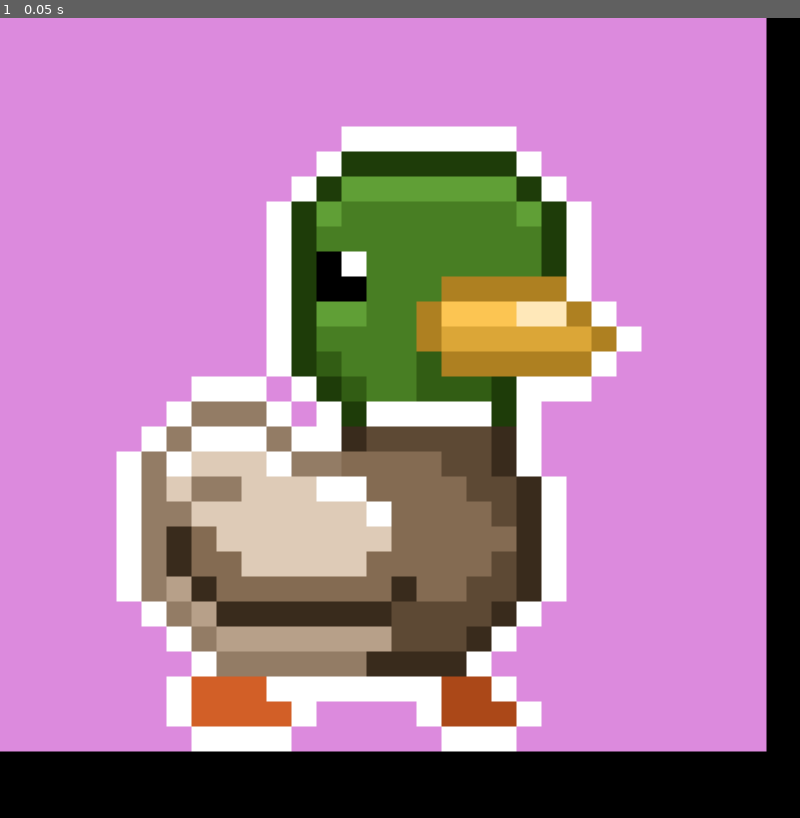
Above: before the commit, frame 1.
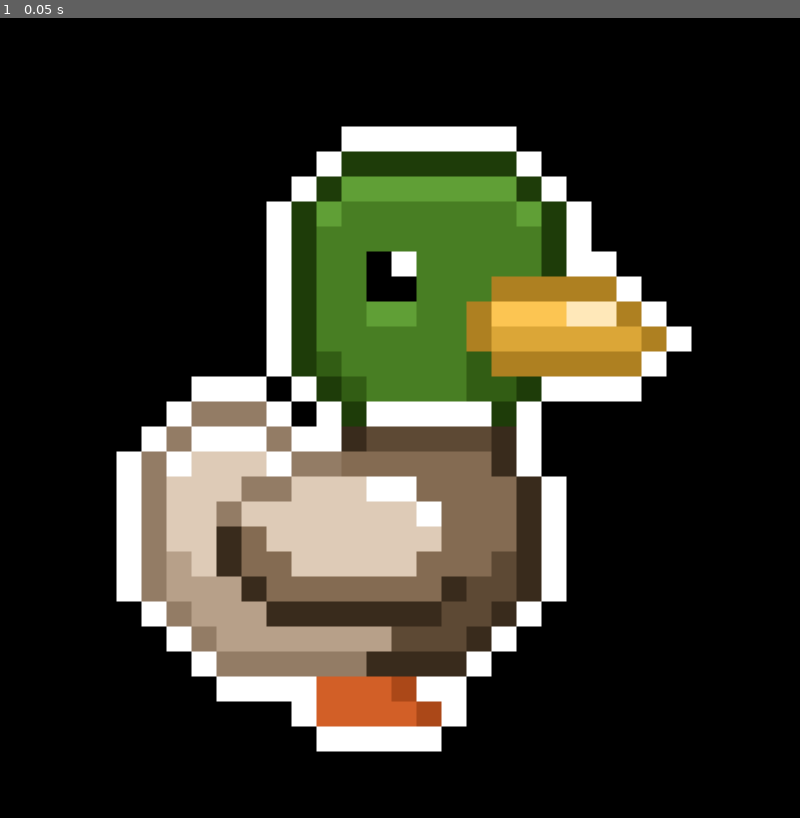
Above: after the commit, the same moment.

Repository: AndrewHaralson/DucktopDuckiePet
Game: Godot game, scene res://2Dscene.tscn
Same seed, same stepped clock (60 frames per second), same inputs: the game is played once before the commit and once after it.
Inputs:
- Up to frame 1 (0.05 s): no input

The runs differ from the first frame. In frame 1, 64% of the frame differs, in the area x 0-96%, y 0-92%.

Commit message:
made the duckie bounce off the walls (finally)

Diff:
--- a/2Dscene.tscn
+++ b/2Dscene.tscn
@@ -165,6 +165,8 @@
 scale = Vector2(2, 2)
 sprite_frames = SubResource("SpriteFrames_udmtx")
 animation = &"walk-normal"
+frame = 3
+frame_progress = 0.48158547
 centered = false
 
 [node name="Area2D" type="Area2D" parent="." unique_id=1951022957]
Binary file changed: ducky_3_spritesheet.png
